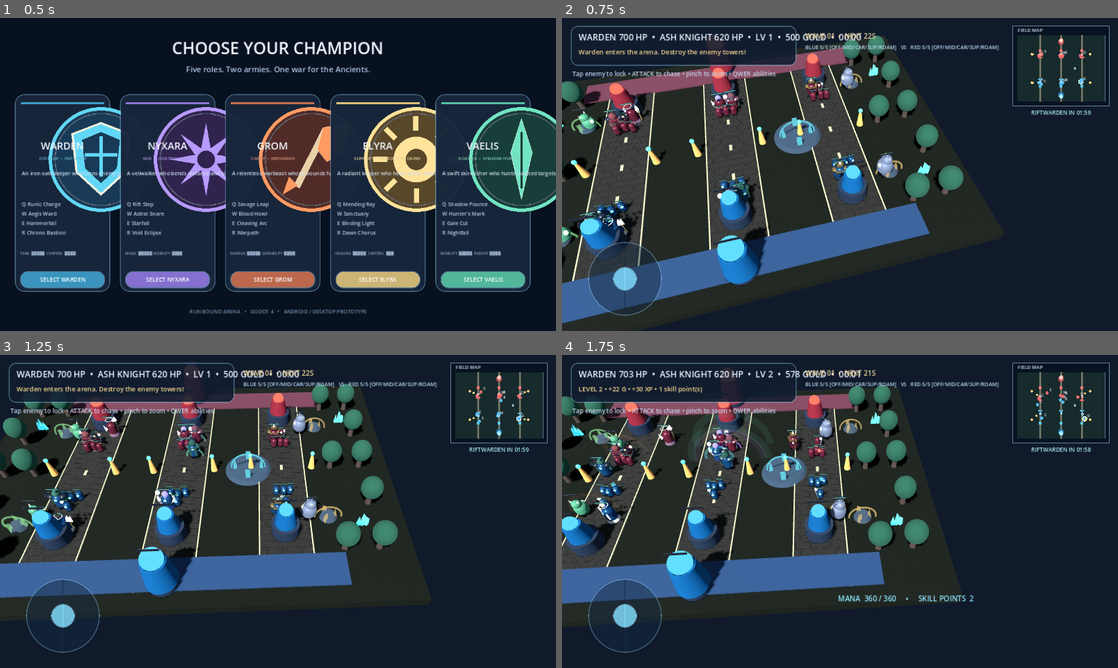
Above: before the commit, frames 1-4 (two rows, left to right).
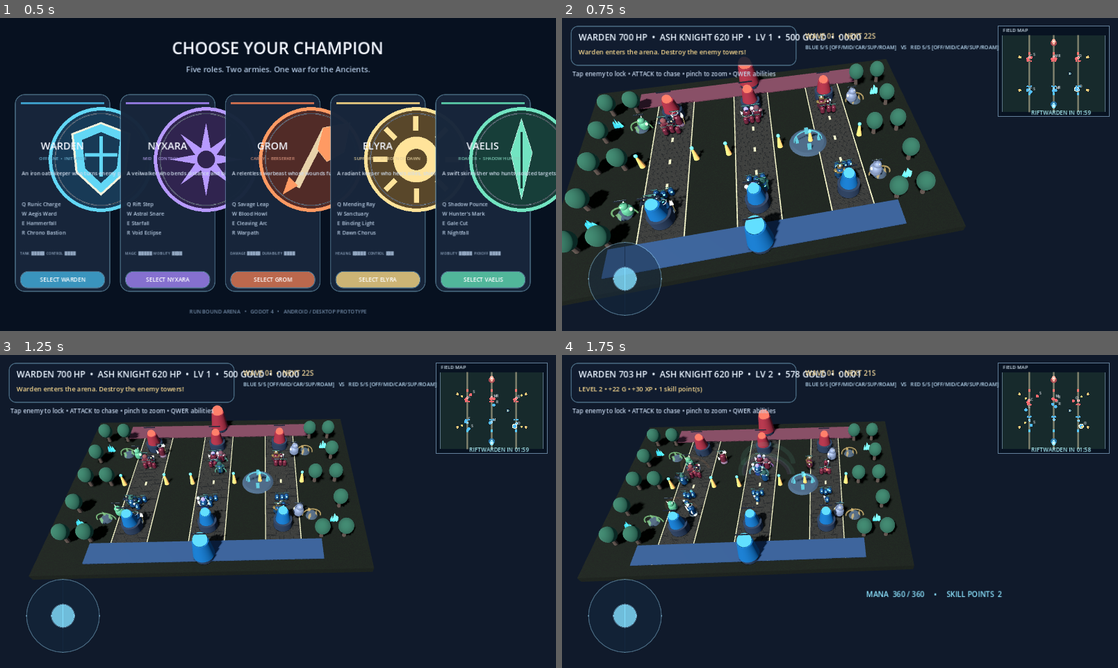
Above: after the commit, the same moments.

Repository: Xradiuzz/Runebound-arena
Game: Godot game, scene res://Main.tscn
The game is run twice, just before and just after one commit, with the same random seed, the same clock (stepped at 60 frames per second) and the same inputs.
Inputs (mouse positions are in pixels of both pictures, inside the frame that each line leads up to):
- Up to frame 1 (0.5 s): no input
- Up to frame 2 (0.75 s): click "SELECT WARDEN" at 0.5 s
- Up to frame 3 (1.25 s): no input
- Up to frame 4 (1.75 s): move the mouse to (962, 495) at 1.27 s; hold D (move_right) from 1.28 s (still down); tap Space (attack) at 1.35 s; click (962, 495) at 1.42 s

Frame 1 is identical in both runs. In frame 2, 32% of the frame differs, in the area x 0-99%, y 2-98%; in frame 3, 30%; in frame 4, 30%.
Error in both runs: Invalid assignment of property or key 'icon_max_width' with value of type 'int' on a base object of type 'Button'. (res://scripts/game.gd:1061)

Commit message:
Improve mobile combat HUD and camera framing

Diff:
--- a/scripts/game.gd
+++ b/scripts/game.gd
@@ -71,7 +71,7 @@
 var settings_description_label: Label
 var settings_fps_label: Label
 var settings_refresh_timer := 0.0
-var camera_zoom := 1.0
+var camera_zoom := 1.24
 var _active_touch_positions: Dictionary = {}
 var _pinch_distance := 0.0
 var economy_timer := 0.0
@@ -963,8 +963,8 @@
 
     minimap = ArenaMinimap.new()
     minimap.name = "ArenaMinimap"
-    minimap.position = Vector2(1038.0, 18.0)
-    minimap.size = Vector2(222.0, 184.0)
+    minimap.position = Vector2(1004.0, 18.0)
+    minimap.size = Vector2(256.0, 208.0)
     minimap.setup(self)
     hud.add_child(minimap)
 
@@ -1005,8 +1005,8 @@
     joystick_base.add_child(joystick_knob)
 
     mana_label = Label.new()
-    mana_label.position = Vector2(635.0, 548.0)
-    mana_label.size = Vector2(430.0, 28.0)
+    mana_label.position = Vector2(700.0, 538.0)
+    mana_label.size = Vector2(390.0, 24.0)
     mana_label.add_theme_font_size_override("font_size", 17)
     mana_label.add_theme_color_override("font_color", Color("#8DE4FF"))
     hud.add_child(mana_label)
@@ -1049,11 +1049,11 @@
 
     for index in range(slots.size()):
         var slot: String = slots[index]
-        var button_position := Vector2(635.0 + float(index) * 104.0, 585.0)
+        var button_position := Vector2(700.0 + float(index) * 98.0, 570.0)
         var ability_button := _make_button(
             slot + "\nLEARN",
             button_position,
-            Vector2(96.0, 94.0),
+            Vector2(90.0, 112.0),
             slot_colors[index]
         )
         ability_button.add_theme_font_size_override("font_size", 14)
@@ -1065,8 +1065,8 @@
 
         var upgrade_button := _make_button(
             "+",
-            button_position + Vector2(70.0, -12.0),
-            Vector2(28.0, 28.0),
+            button_position + Vector2(64.0, -10.0),
+            Vector2(26.0, 26.0),
             Color("#B68B42")
         )
         upgrade_button.add_theme_font_size_override("font_size", 18)
@@ -1074,7 +1074,7 @@
         hud.add_child(upgrade_button)
         upgrade_buttons[slot] = upgrade_button
 
-    attack_button = _make_button("ATTACK", Vector2(1090.0, 575.0), Vector2(150.0, 112.0), Color("#245E91"))
+    attack_button = _make_button("ATTACK\nTARGET", Vector2(1110.0, 552.0), Vector2(132.0, 132.0), Color("#245E91"))
     attack_button.pressed.connect(_player_attack)
     hud.add_child(attack_button)
 
@@ -1635,9 +1635,15 @@
         player.request_attack()
 
 func _on_ability_pressed(slot: String) -> void:
-    if is_instance_valid(hero_abilities):
-        if bool(hero_abilities.call("cast", slot)):
-            play_arena_sound("spell")
+    if not is_instance_valid(hero_abilities):
+        return
+    if int(hero_abilities.call("get_rank", slot)) <= 0:
+        if bool(hero_abilities.call("upgrade_ability", slot)):
+            play_arena_sound("ui")
+        _update_ability_hud()
+        return
+    if bool(hero_abilities.call("cast", slot)):
+        play_arena_sound("spell")
     _update_ability_hud()
 
 
@@ -1669,8 +1675,8 @@
         var title := String(hero_abilities.call("get_title", slot))
 
         if rank <= 0:
-            button.text = "%s\n%s\nUNLEARNED" % [slot, title]
-            button.disabled = true
+            button.text = "%s\n%s\nTAP TO LEARN" % [slot, title]
+            button.disabled = not bool(hero_abilities.call("can_upgrade", slot)) or not player.alive
         elif cooldown > 0.05:
             button.text = "%s • %d\n%.1fs" % [slot, rank, cooldown]
             button.disabled = true
@@ -1719,9 +1725,9 @@
     elif event is InputEventMouseButton:
         var mouse_button := event as InputEventMouseButton
         if not _is_modal_ui_open() and mouse_button.pressed and mouse_button.button_index == MOUSE_BUTTON_WHEEL_UP:
-            camera_zoom = clampf(camera_zoom * 0.92, 0.78, 1.42)
+            camera_zoom = clampf(camera_zoom * 0.92, 0.95, 1.68)
         elif not _is_modal_ui_open() and mouse_button.pressed and mouse_button.button_index == MOUSE_BUTTON_WHEEL_DOWN:
-            camera_zoom = clampf(camera_zoom * 1.08, 0.78, 1.42)
+            camera_zoom = clampf(camera_zoom * 1.08, 0.95, 1.68)
 
 
 func _to_design_position(viewport_position: Vector2) -> Vector2:
@@ -1762,7 +1768,7 @@
         _pinch_distance = current_distance
         return
     if current_distance > 1.0 and absf(current_distance - _pinch_distance) > 0.8:
-        camera_zoom = clampf(camera_zoom * current_distance / _pinch_distance, 0.78, 1.42)
+        camera_zoom = clampf(camera_zoom * current_distance / _pinch_distance, 0.95, 1.68)
         _pinch_distance = current_distance
 
 
@@ -2079,7 +2085,7 @@
                 settings_fps_label.text = "FPS %d  •  UI SCALE %.2fx" % [int(Engine.get_frames_per_second()), ui_scale]
 
     if is_instance_valid(player) and is_instance_valid(game_camera):
-        var camera_offset := Vector3(0.0, 25.5, 20.5) * camera_zoom
+        var camera_offset := Vector3(0.0, 31.5, 25.5) * camera_zoom
         var camera_target := player.global_position + camera_offset
         var follow_weight := 1.0 - exp(-delta * 3.6)
         game_camera.global_position = game_camera.global_position.lerp(camera_target, follow_weight)
